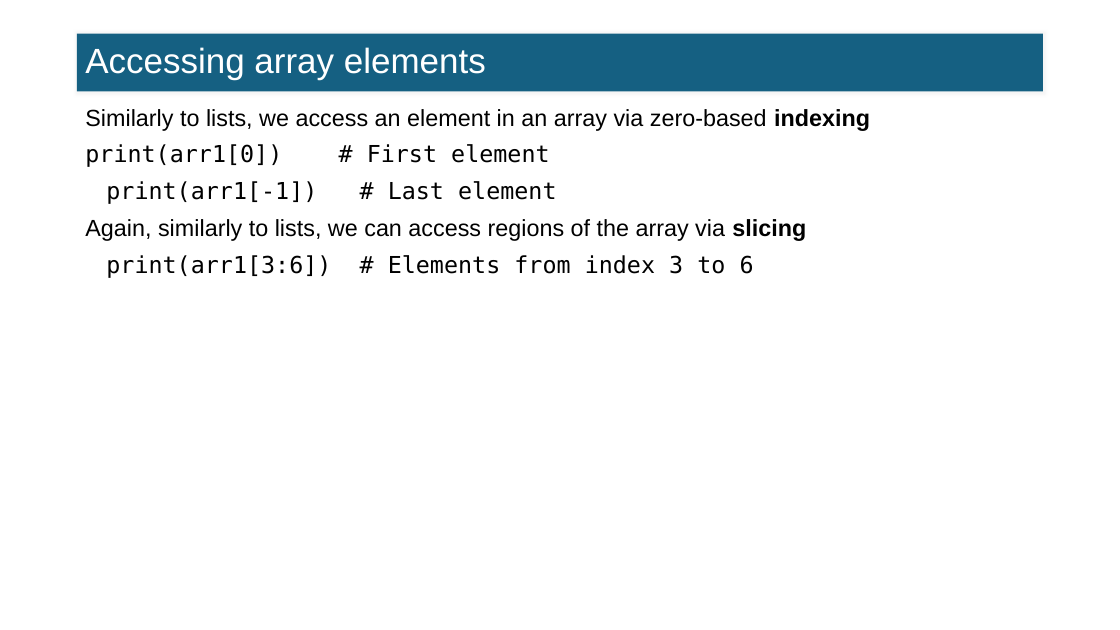
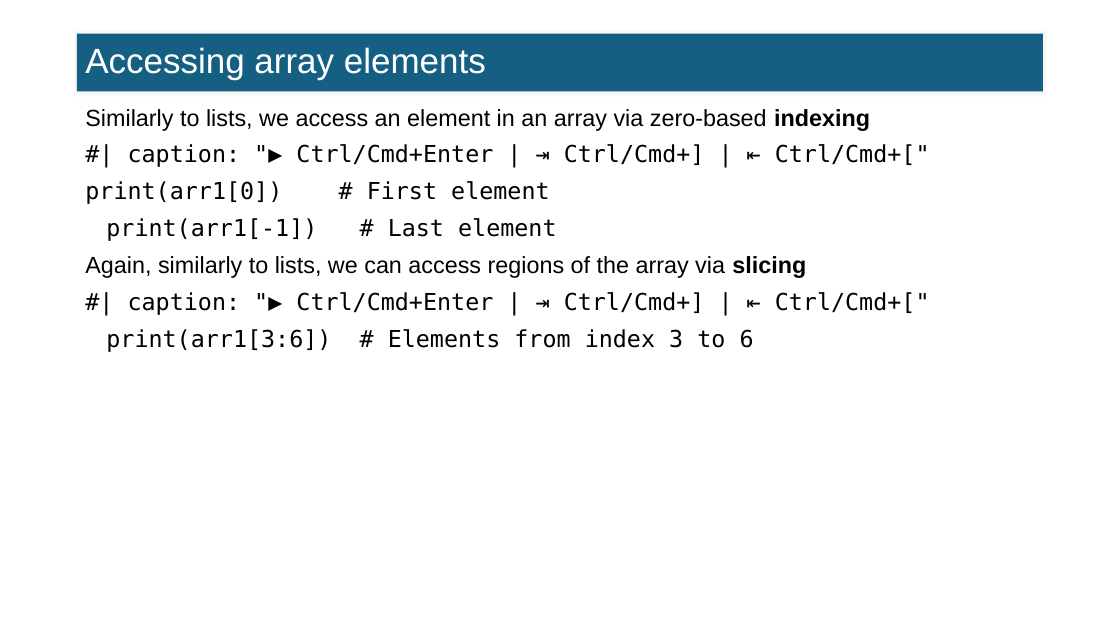
Before and after one commit to FTurci/intro-coding-data-analysis, a slide deck: slide 10 of slides/07_intro_numpy_slides.pptx. Drawn at 1120x630 pixels with LibreOffice and Linux fonts; fonts in the diff are those of the drawing. Boxes give left, top, right and bottom in pixels: in the first picture for what was removed or moved away, otherwise in the second. Text is boxed around its words. In the diff, an @@ line names an element or a change of style, - is before the commit and + after.

```diff
--- a/slides/07_intro_numpy_slides.pptx
+++ b/slides/07_intro_numpy_slides.pptx
@@ text at (85,144,930,241): text changed @@
-print(arr1[0]) # First element
-print(arr1[-1]) # Last element
+#| caption: "▶ Ctrl/Cmd+Enter | ⇥ Ctrl/Cmd+] | ⇤ Ctrl/Cmd+["
+print(arr1[0]) # First element
+print(arr1[-1]) # Last element
@@ text at (106,292,930,352): text changed @@
-print(arr1[3:6]) # Elements from index 3 to 6
+#| caption: "▶ Ctrl/Cmd+Enter | ⇥ Ctrl/Cmd+] | ⇤ Ctrl/Cmd+["
+print(arr1[3:6]) # Elements from index 3 to 6
```
Also in this commit, not shown: 9 other slides changed, 50 other files.
